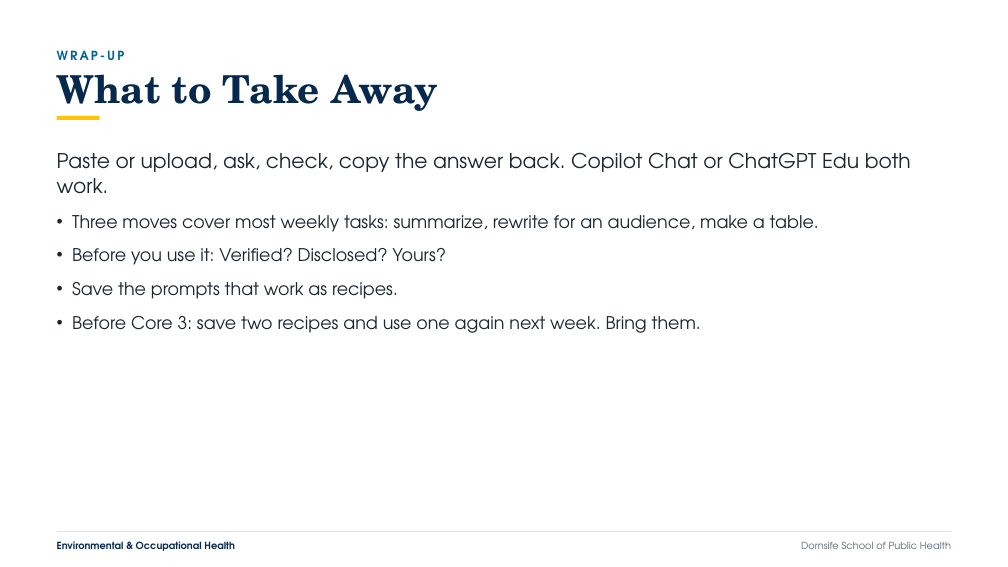
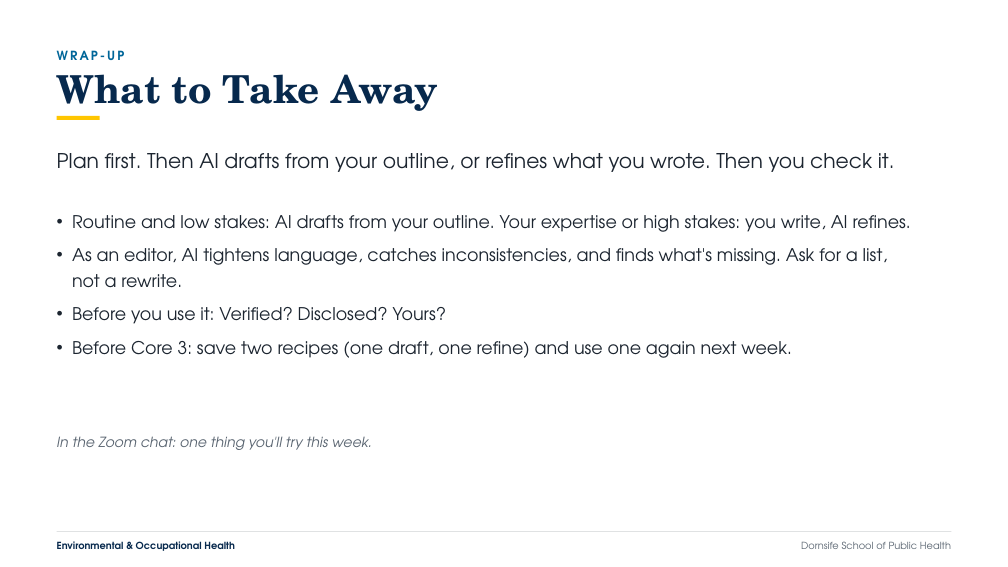
Before and after one commit to aquistbe/DSPH-Faculty-and-Staff-AI-Training, a slide deck: slide 20 of docs/slides/DSPH_Workshop2_Workflow_Enhancement.pptx (slide 19 before the commit). Drawn at 1008x567 pixels with LibreOffice and Linux fonts; fonts in the diff are those of the drawing. Boxes give left, top, right and bottom in pixels: in the first picture for what was removed or moved away, otherwise in the second. Text is boxed around its words. In the diff, an @@ line names an element or a change of style, - is before the commit and + after.

```diff
--- a/docs/slides/DSPH_Workshop2_Workflow_Enhancement.pptx
+++ b/docs/slides/DSPH_Workshop2_Workflow_Enhancement.pptx
@@ text at [57,153,895,172]: text changed @@
-Paste or upload, ask, check, copy the answer back. Copilot Chat or ChatGPT Edu both work.
+Plan first. Then AI drafts from your outline, or refines what you wrote. Then you check it.
@@ text at [72,215,911,288]: text changed @@
-• Three moves cover most weekly tasks: summarize, rewrite for an audience, make a table.
+• Routine and low stakes: AI drafts from your outline. Your expertise or high stakes: you write, AI refines.
+• As an editor, AI tightens language, catches inconsistencies, and finds what's missing. Ask for a list, not a rewrite.
@@ text at [72,341,792,358]: text changed @@
-• Save the prompts that work as recipes.
-• Before Core 3: save two recipes and use one again next week. Bring them.
+• Before Core 3: save two recipes (one draft, one refine) and use one again next week.
@@ text added at [57,436,372,450], 20 pt, text #5A6571, italic @@
+In the Zoom chat: one thing you'll try this week.
```
Also in this commit, not shown: 7 other slides changed, 2 slides added, 1 slide removed, 12 other files.
